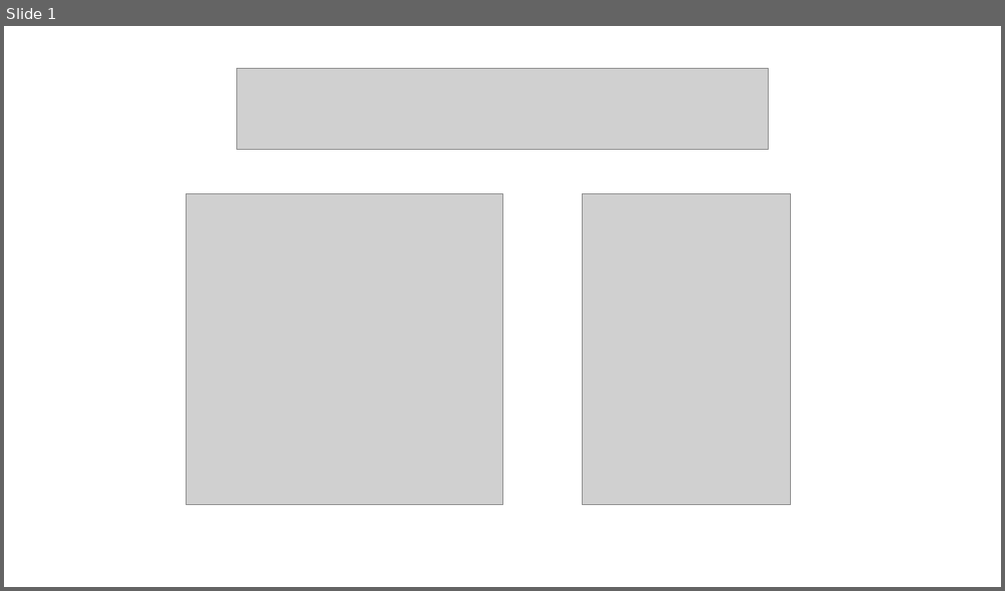
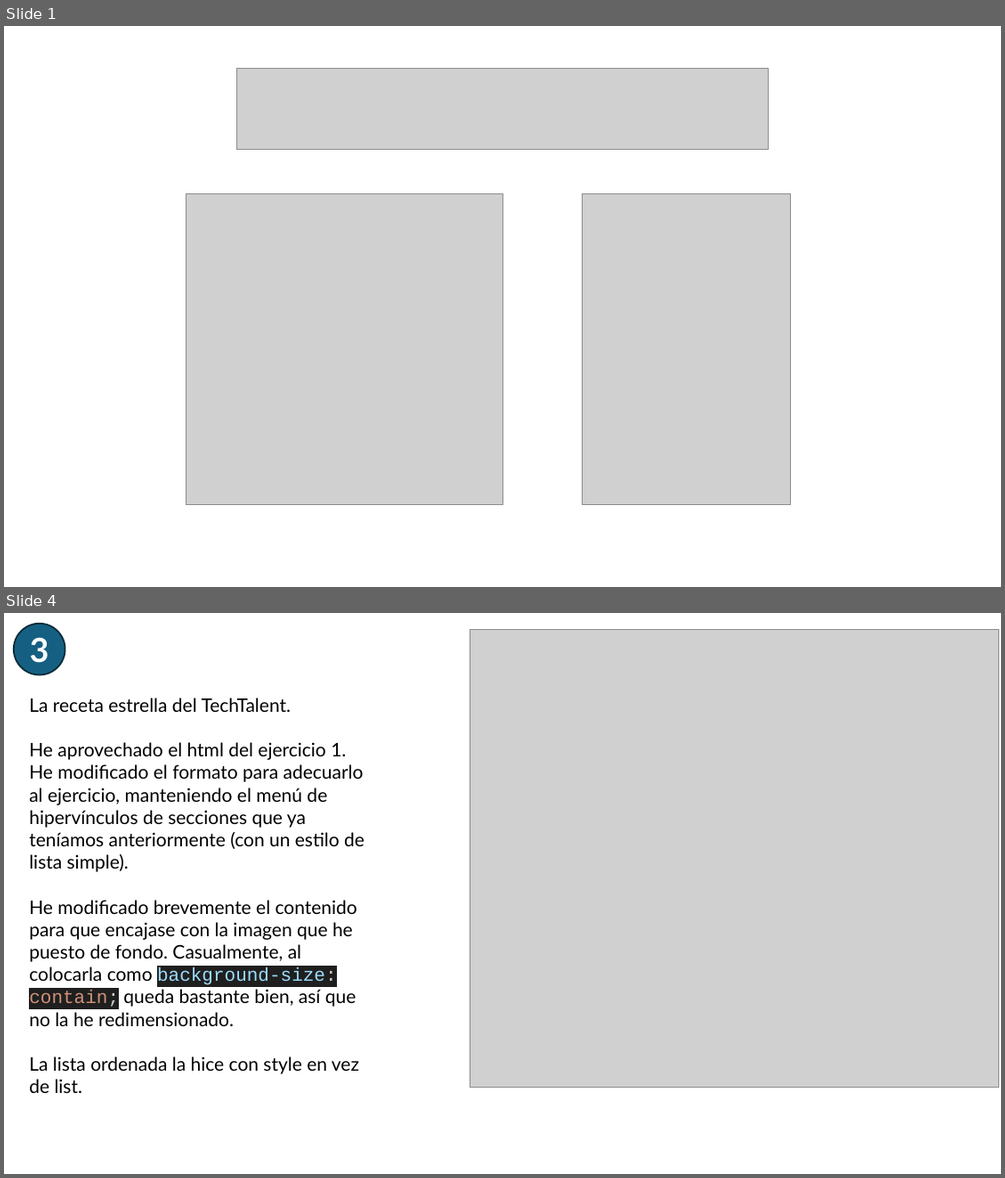
Before and after one commit to AchillesD9-Alex/-2024-Java-Angular-Bootcamp, a slide deck: [JAVA]/C5/TA26/ta26.pptx. Shown one above the other, each under a label of ours: slide 1 before the commit, slides 1 and 4 after it; the slides between them are not shown. The pictures are 1005x591 and 1005x1178 pixels, drawn with LibreOffice and Linux fonts; fonts in the diff are those of the drawing; grey boxes stand for pictures. Boxes give left, top, right and bottom in pixels: in the first picture for what was removed or moved away, otherwise in the second. Text is boxed around its words. In the diff, an @@ line names an element or a change of style, - is before the commit and + after.

```diff
--- a/[JAVA]/C5/TA26/ta26.pptx
+++ b/[JAVA]/C5/TA26/ta26.pptx
@@ slide 4 added at [4, 613, 1001, 1174], background #FFFFFF @@
@@ ellipse added at [14, 624, 65, 675], fill #156082, outline #092A39 1.5 pt, 32 pt, text #FFFFFF, bold @@
+3
@@ picture added at [469, 629, 998, 1088] @@
@@ text added at [29, 698, 364, 1093], 18 pt, text #000000 @@
+La receta estrella del TechTalent.
+He aprovechado el html del ejercicio 1. He modificado el formato para adecuarlo al ejercicio, manteniendo el menú de hipervínculos de secciones que ya teníamos anteriormente (con un estilo de lista simple).
+He modificado brevemente el contenido para que encajase con la imagen que he puesto de fondo. Casualmente, al colocarla como background-size: contain; queda bastante bien, así que no la he redimensionado.
+La lista ordenada la hice con style en vez de list.
```
Also in this commit, not shown: 2 other slides added, 7 slides removed, 3 other files.
